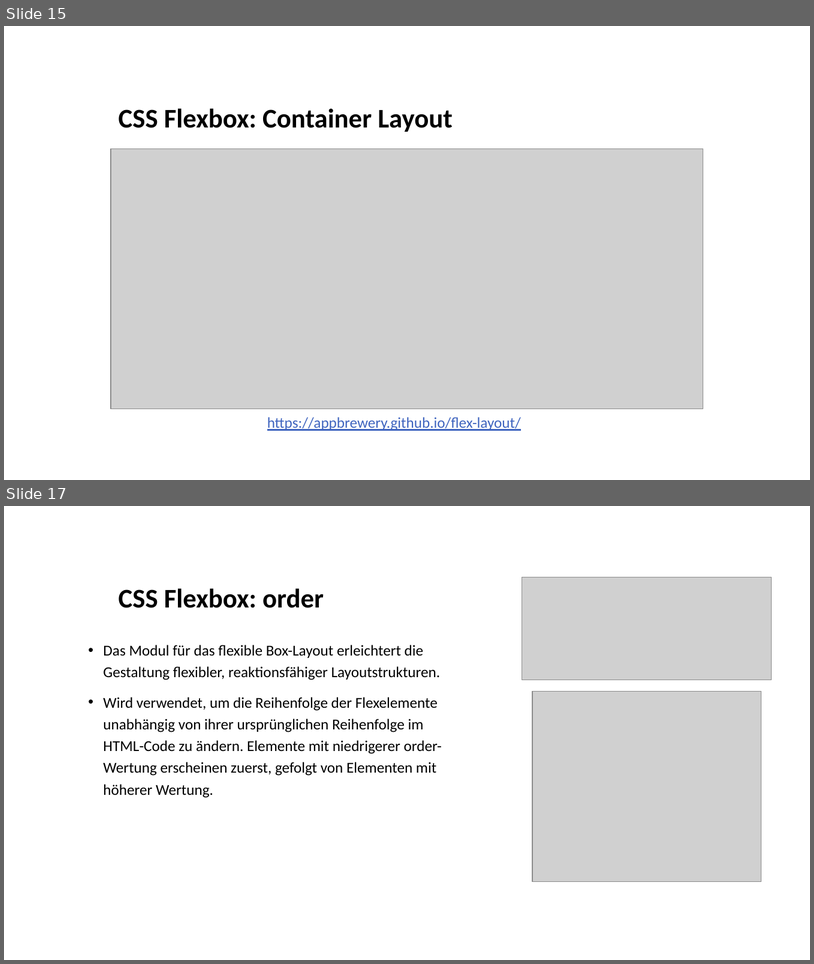
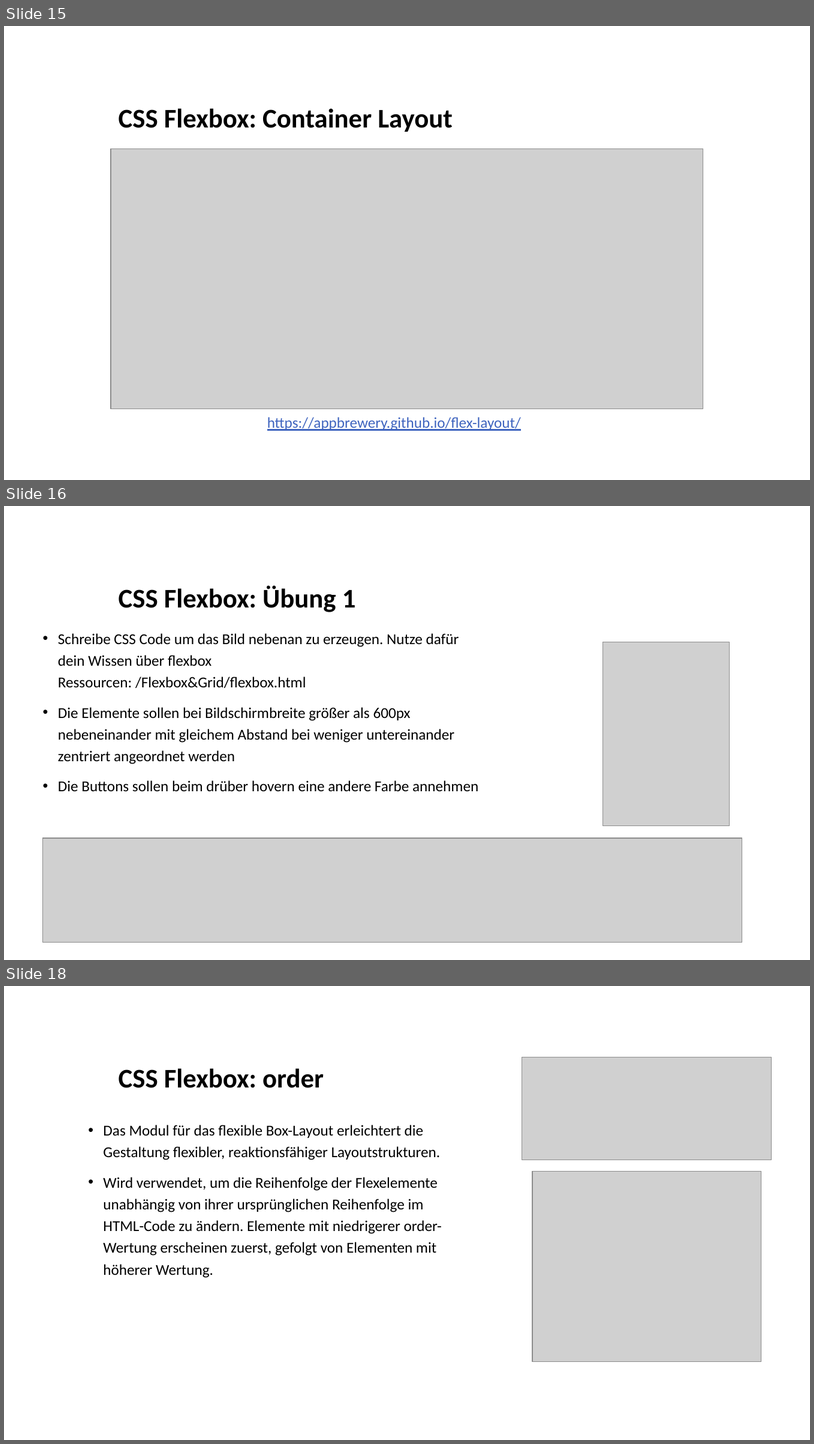
Before and after one commit to Holdo89/Webentwicklung_24_25, a slide deck: 4. Flexbox&Grid/Flexbox&Grid.pptx. Shown one above the other, each under a label of ours: slides 15 and 17 before the commit, slides 15, 16 and 18 after it; the slides between them are not shown. The pictures are 814x964 and 814x1444 pixels, drawn with LibreOffice and Linux fonts; fonts in the diff are those of the drawing; grey boxes stand for pictures; background and template pictures are left out. Boxes give left, top, right and bottom in pixels: in the first picture for what was removed or moved away, otherwise in the second. Text is boxed around its words. In the diff, an @@ line names an element or a change of style, - is before the commit and + after.

Commit message:
flexbox folien neu Aufgabe

```diff
--- a/4. Flexbox&Grid/Flexbox&Grid.pptx
+++ b/4. Flexbox&Grid/Flexbox&Grid.pptx
@@ slide 16 added at bbox=[4, 506, 810, 960], background #FFFFFF @@
@@ title added at bbox=[119, 585, 356, 612], 32 pt, text #000000, bold @@
+CSS Flexbox: Übung 1
@@ text added at bbox=[58, 633, 479, 792], 18 pt, text #000000 @@
+• Schreibe CSS Code um das Bild nebenan zu erzeugen. Nutze dafür dein Wissen über flexbox
+  Ressourcen: /Flexbox&Grid/flexbox.html
+• Die Elemente sollen bei Bildschirmbreite größer als 600px nebeneinander mit gleichem Abstand bei weniger untereinander zentriert angeordnet werden
+• Die Buttons sollen beim drüber hovern eine andere Farbe annehmen
@@ picture added at bbox=[603, 642, 730, 825] @@
@@ picture added at bbox=[43, 838, 743, 942] @@
@@ what was slide 17 is now slide 18 @@
```
Also in this commit, not shown: 1 slide changed, 1 other file.
